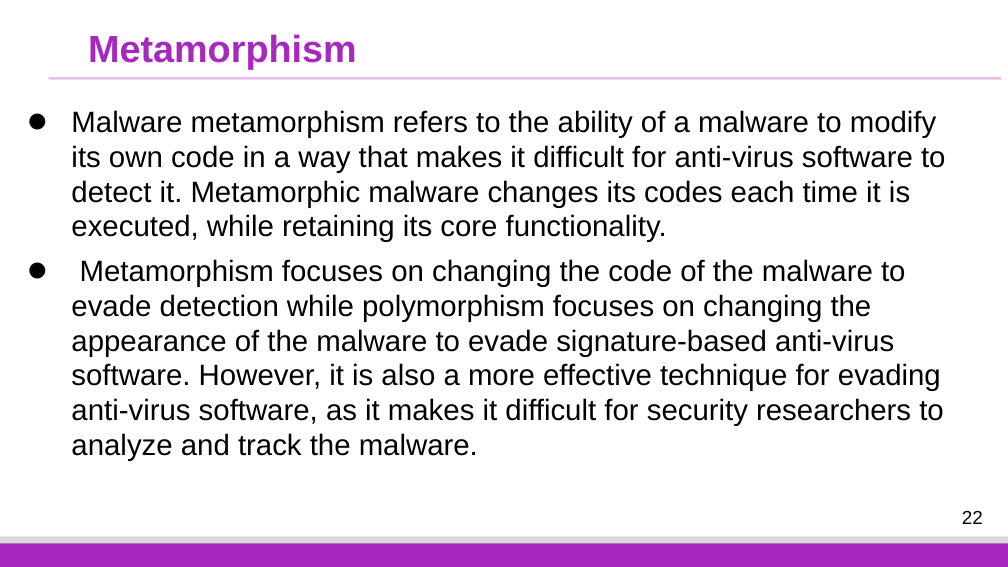
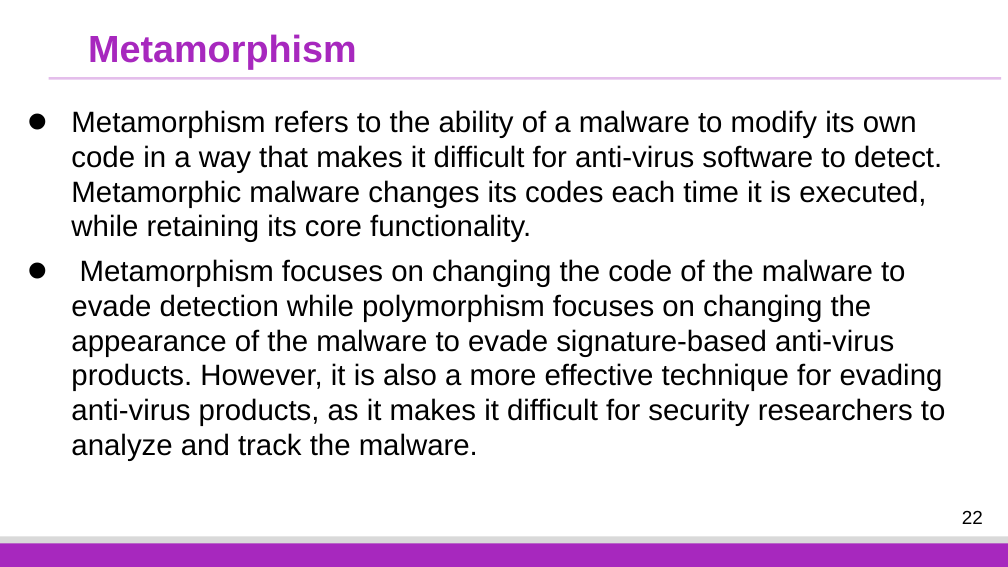
Before and after one commit to fangtian-zhong/fangtian-zhong.github.io, a slide deck: slide 22 of assets/slides/CSCI_591_Malicious_Code_Analysis_12.pptx. Drawn at 1008x567 pixels with LibreOffice and Linux fonts; fonts in the diff are those of the drawing; background and template pictures are left out. Boxes give left, top, right and bottom in pixels: in the first picture for what was removed or moved away, otherwise in the second. Text is boxed around its words. In the diff, an @@ line names an element or a change of style, - is before the commit and + after.

```diff
--- a/assets/slides/CSCI_591_Malicious_Code_Analysis_12.pptx
+++ b/assets/slides/CSCI_591_Malicious_Code_Analysis_12.pptx
@@ text at bbox=[71, 110, 945, 461]: text changed @@
-• Malware metamorphism refers to the ability of a malware to modify its own code in a way that makes it difficult for anti-virus software to detect it. Metamorphic malware changes its codes each time it is executed, while retaining its core functionality.
-• Metamorphism focuses on changing the code of the malware to evade detection while polymorphism focuses on changing the appearance of the malware to evade signature-based anti-virus software. However, it is also a more effective technique for evading anti-virus software, as it makes it difficult for security researchers to analyze and track the malware.
+• Metamorphism refers to the ability of a malware to modify its own code in a way that makes it difficult for anti-virus software to detect. Metamorphic malware changes its codes each time it is executed, while retaining its core functionality.
+• Metamorphism focuses on changing the code of the malware to evade detection while polymorphism focuses on changing the appearance of the malware to evade signature-based anti-virus products. However, it is also a more effective technique for evading anti-virus products, as it makes it difficult for security researchers to analyze and track the malware.
```
Also in this commit, not shown: 6 other slides changed.
